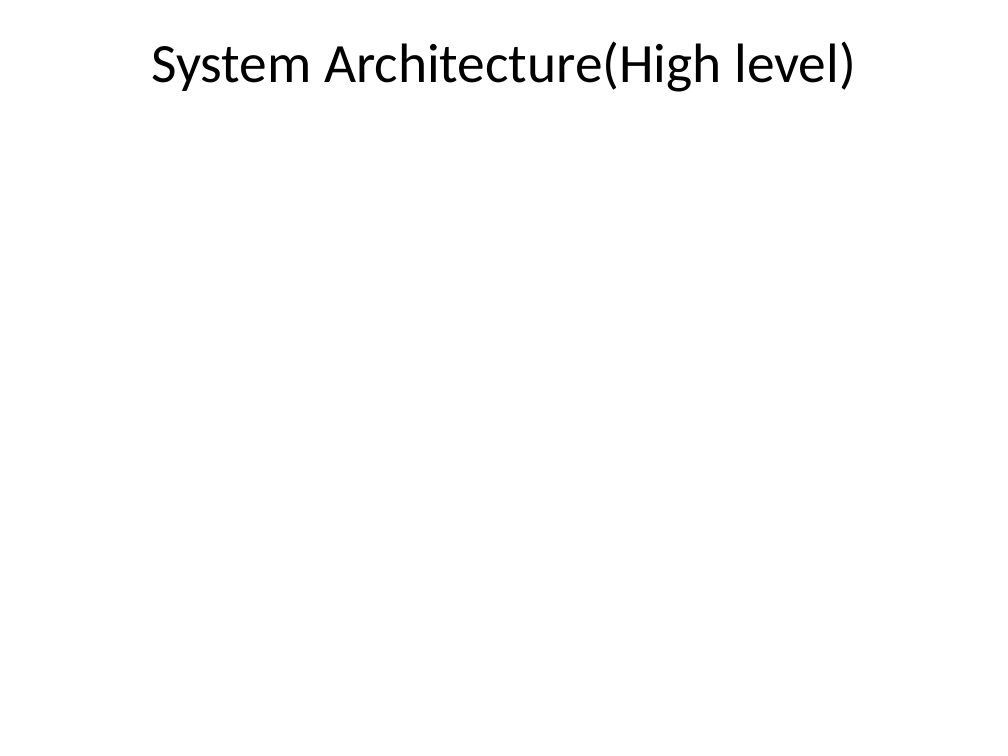
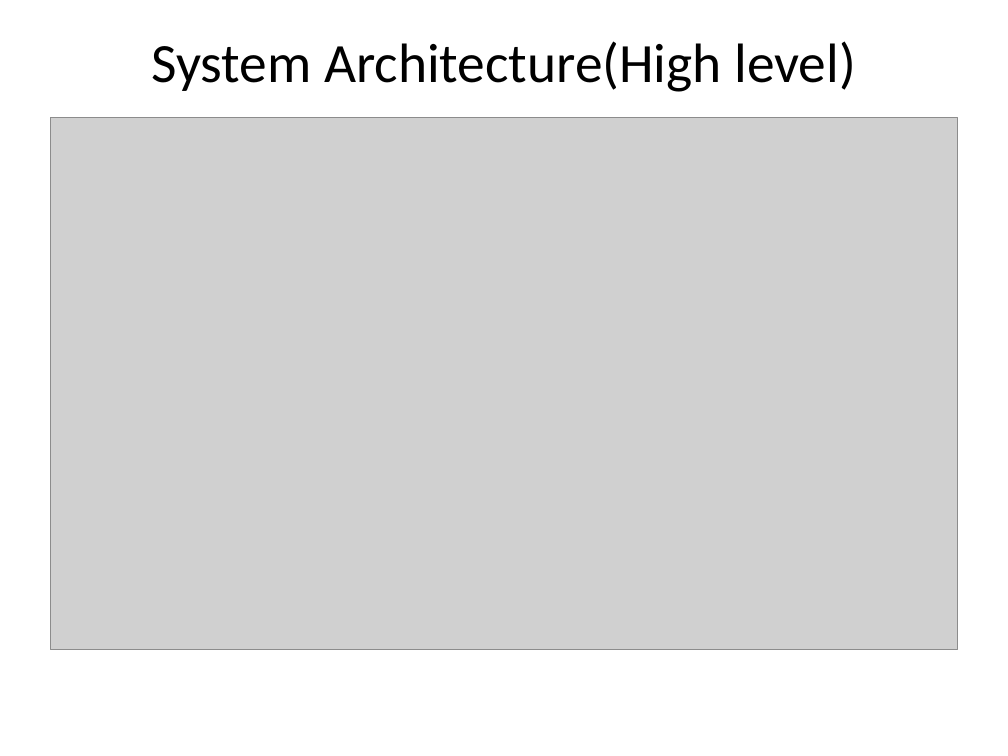
Before and after one commit to geekypunk/mytab, a slide deck: slide 8 of documentDeliverables/Presentations/MyTab - Presentation2 .pptx. Drawn at 1008x756 pixels with LibreOffice and Linux fonts; fonts in the diff are those of the drawing; grey boxes stand for pictures; background and template pictures are left out. Boxes give left, top, right and bottom in pixels: in the first picture for what was removed or moved away, otherwise in the second. Text is boxed around its words. In the diff, an @@ line names an element or a change of style, - is before the commit and + after.

```diff
--- a/documentDeliverables/Presentations/MyTab - Presentation2 .pptx
+++ b/documentDeliverables/Presentations/MyTab - Presentation2 .pptx
@@ picture added at <box>50,118,958,650</box> @@
```
Also in this commit, not shown: 1 other file.
